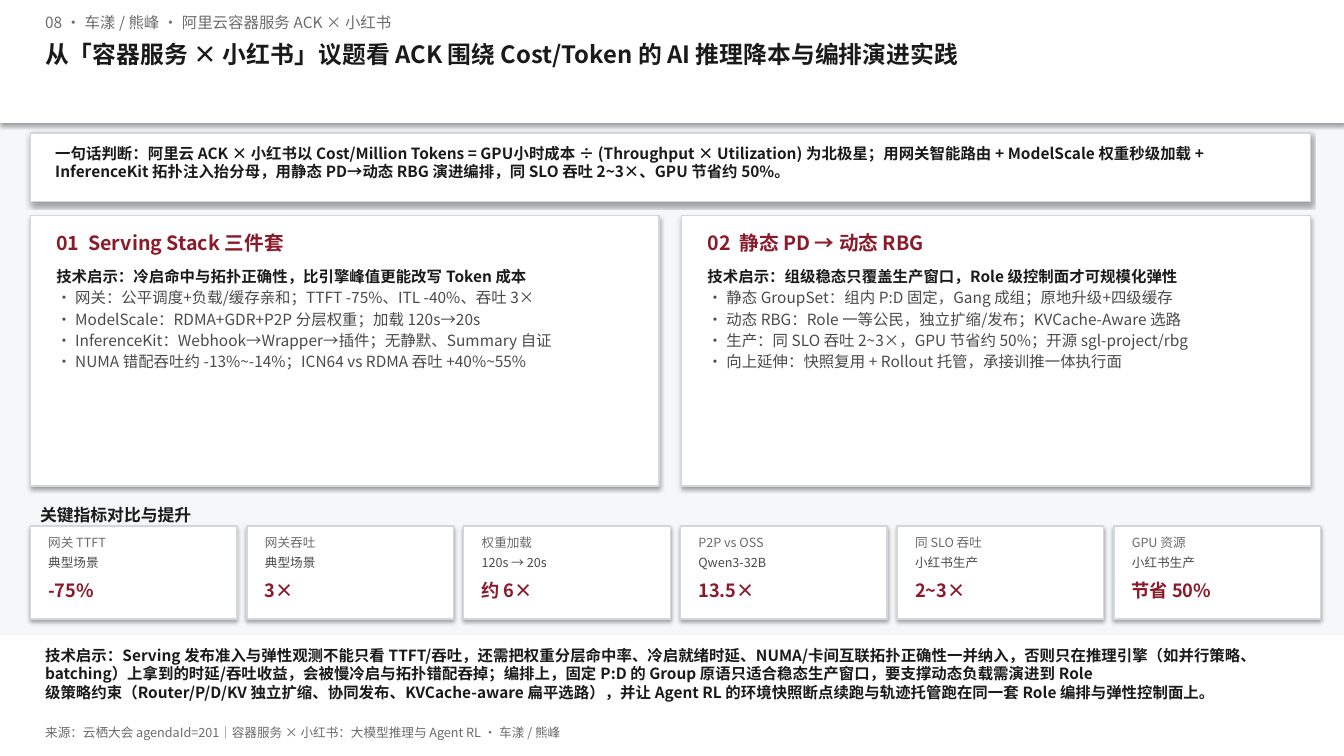
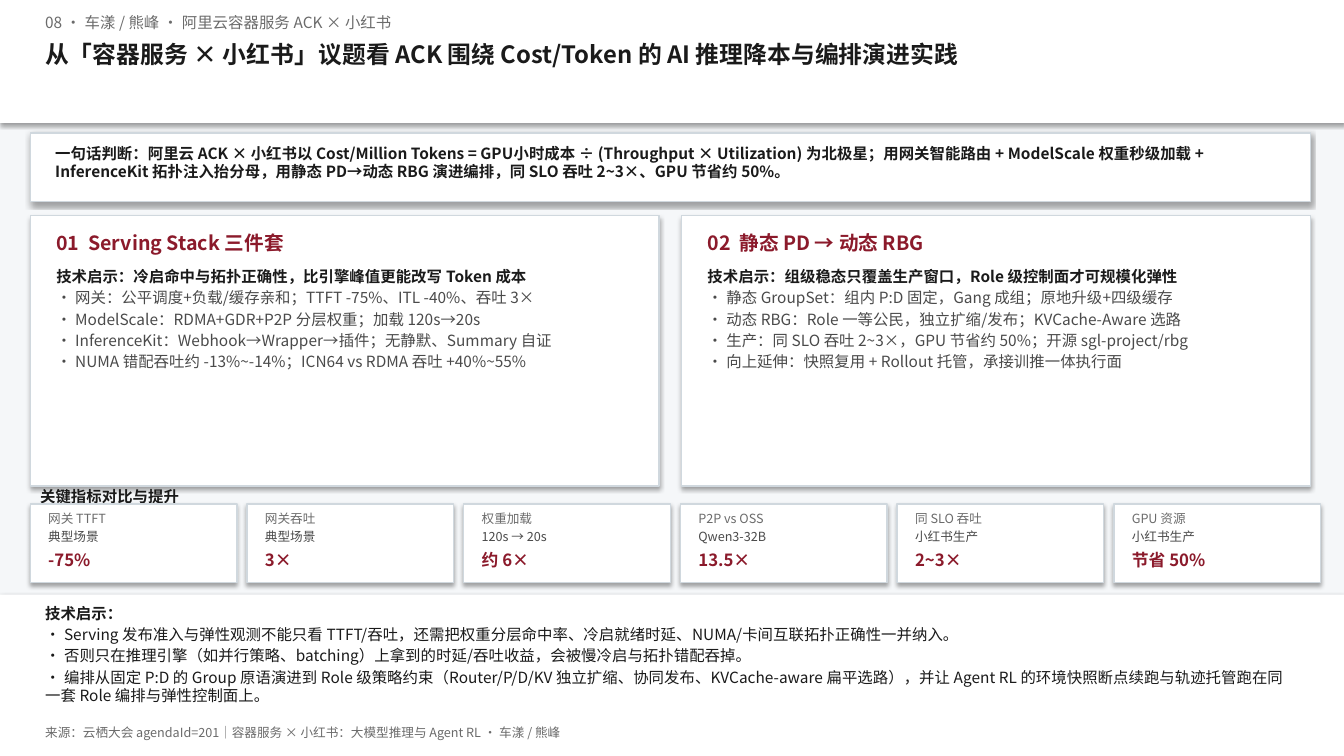
Before and after one commit to Annie-Summer/Kthena, a slide deck: slide 1 of yunqi-2026-agenda-201/docs/洞察一页-08-容器服务 × 小红书：大模型推理与 Agent RL.pptx. Drawn at 1344x756 pixels with LibreOffice and Linux fonts; fonts in the diff are those of the drawing. Boxes give left, top, right and bottom in pixels: in the first picture for what was removed or moved away, otherwise in the second. Text is boxed around its words. In the diff, an @@ line names an element or a change of style, - is before the commit and + after.

```diff
--- a/yunqi-2026-agenda-201/docs/洞察一页-08-容器服务 × 小红书：大模型推理与 Agent RL.pptx
+++ b/yunqi-2026-agenda-201/docs/洞察一页-08-容器服务 × 小红书：大模型推理与 Agent RL.pptx
@@ text "关键指标对比与提升": place and size @@
-text "关键指标对比与提升" at bbox=[40, 507, 191, 523]
+text "关键指标对比与提升" at bbox=[40, 486, 179, 506]
@@ text "关键指标对比与提升" at bbox=[40, 486, 179, 506]: size 12 to 11 pt @@
@@ rectangle: place and size @@
-rectangle at bbox=[30, 526, 237, 619]
+rectangle at bbox=[30, 504, 237, 583]
@@ rectangle: place and size @@
-rectangle at bbox=[247, 526, 454, 619]
+rectangle at bbox=[247, 504, 454, 583]
@@ rectangle: place and size @@
-rectangle at bbox=[464, 526, 670, 619]
+rectangle at bbox=[464, 504, 670, 583]
@@ rectangle: place and size @@
-rectangle at bbox=[681, 526, 887, 619]
+rectangle at bbox=[681, 504, 887, 583]
@@ rectangle: place and size @@
-rectangle at bbox=[897, 526, 1104, 619]
+rectangle at bbox=[897, 504, 1104, 583]
@@ rectangle: place and size @@
-rectangle at bbox=[1114, 526, 1321, 619]
+rectangle at bbox=[1114, 504, 1321, 583]
@@ 6 texts: place and size @@
-6 texts at bbox=[48, 536, 1185, 548]
+6 texts at bbox=[48, 512, 1185, 524]
@@ text "典型场景": place and size @@
-text "典型场景" at bbox=[48, 556, 98, 568]
+text "典型场景" at bbox=[48, 530, 98, 542]
@@ text "典型场景": place and size @@
-text "典型场景" at bbox=[265, 556, 315, 568]
+text "典型场景" at bbox=[265, 530, 315, 542]
@@ text "120s → 20s": place and size @@
-text "120s → 20s" at bbox=[482, 558, 547, 567]
+text "120s → 20s" at bbox=[482, 532, 547, 541]
@@ text "Qwen3-32B": place and size @@
-text "Qwen3-32B" at bbox=[698, 557, 766, 570]
+text "Qwen3-32B" at bbox=[698, 531, 766, 544]
@@ text "小红书生产": place and size @@
-text "小红书生产" at bbox=[915, 556, 978, 568]
+text "小红书生产" at bbox=[915, 530, 978, 542]
@@ text "小红书生产": place and size @@
-text "小红书生产" at bbox=[1132, 556, 1195, 568]
+text "小红书生产" at bbox=[1132, 530, 1195, 542]
@@ 6 texts: place and size @@
-6 texts at bbox=[48, 581, 1211, 599]
+6 texts at bbox=[48, 551, 1205, 568]
@@ size 13 to 12 pt in 6 elements at bbox=[48, 553, 90, 567], bbox=[265, 553, 292, 567], bbox=[482, 552, 529, 568], bbox=[698, 553, 750, 566], bbox=[915, 553, 961, 567], bbox=[1132, 551, 1205, 568] @@
@@ rectangle: place and size @@
-rectangle at bbox=[0, 635, 1344, 756]
+rectangle at bbox=[0, 595, 1344, 756]
@@ text at bbox=[45, 606, 1283, 703]: text changed; bold off @@
-技术启示：Serving 发布准入与弹性观测不能只看 TTFT/吞吐，还需把权重分层命中率、冷启就绪时延、NUMA/卡间互联拓扑正确性一并纳入，否则只在推理引擎（如并行策略、batching）上拿到的时延/吞吐收益，会被慢冷启与拓扑错配吞掉；编排上，固定 P:D 的 Group 原语只适合稳态生产窗口，要支撑动态负载需演进到 Role 级策略约束（Router/P/D/KV 独立扩缩、协同发布、KVCache-aware 扁平选路），并让 Agent RL 的环境快照断点续跑与轨迹托管跑在同一套 Role 编排与弹性控制面上。
+技术启示：
+• Serving 发布准入与弹性观测不能只看 TTFT/吞吐，还需把权重分层命中率、冷启就绪时延、NUMA/卡间互联拓扑正确性一并纳入。
+• 否则只在推理引擎（如并行策略、batching）上拿到的时延/吞吐收益，会被慢冷启与拓扑错配吞掉。
+• 编排从固定 P:D 的 Group 原语演进到 Role 级策略约束（Router/P/D/KV 独立扩缩、协同发布、KVCache-aware 扁平选路），并让 Agent RL 的环境快照断点续跑与轨迹托管跑在同一套 Role 编排与弹性控制面上。
```
Also in this commit, not shown: 4 other files.
